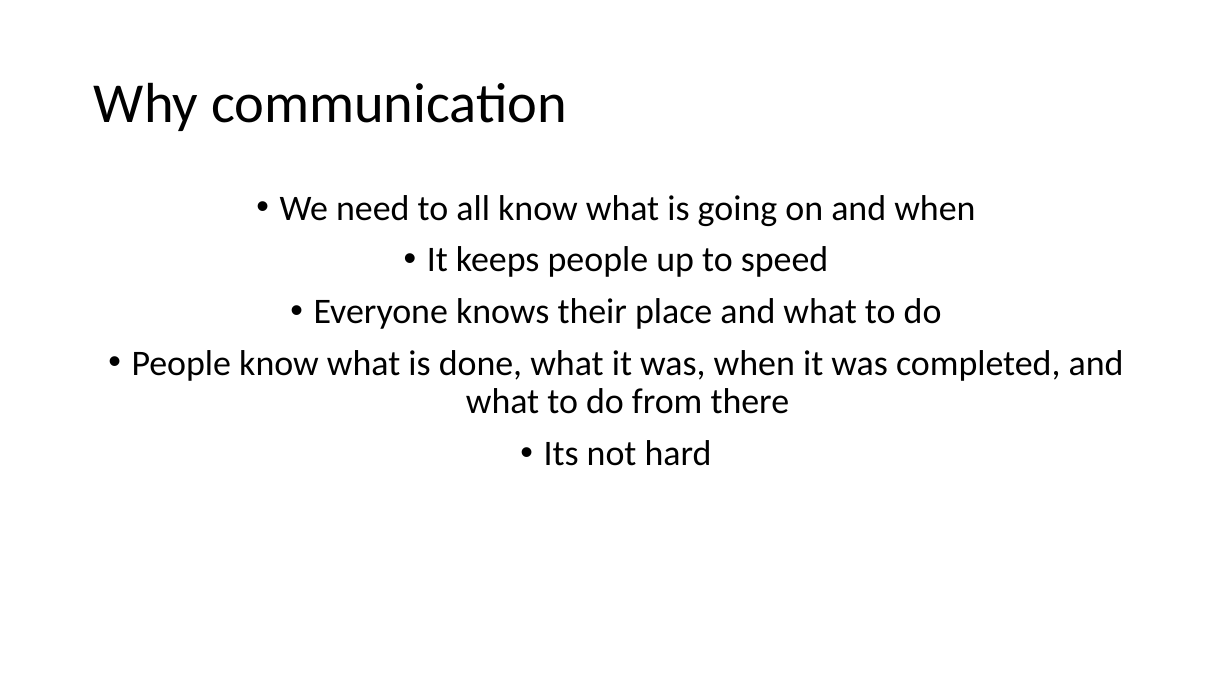
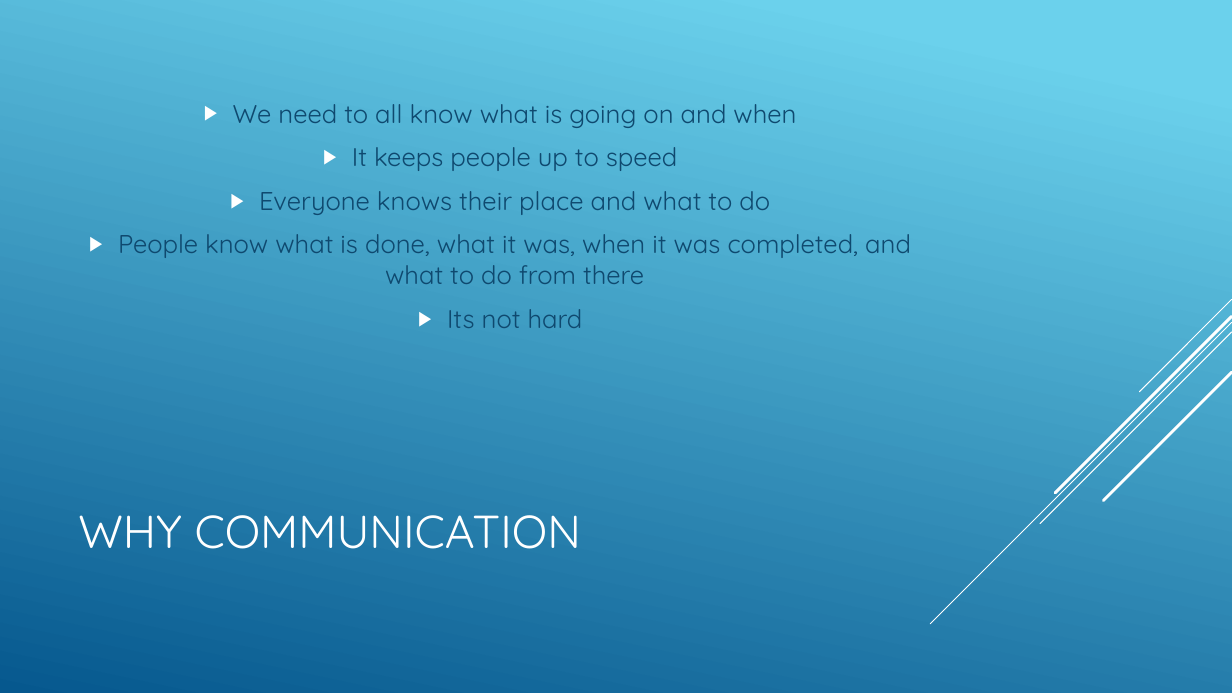
Before and after one commit to csmith1188/docpacs2122, a slide deck: slide 3 of docpac_mar18/Presentation.pptx. Drawn at 1232x693 pixels with LibreOffice and Linux fonts; fonts in the diff are those of the drawing. Boxes give left, top, right and bottom in pixels: in the first picture for what was removed or moved away, otherwise in the second. Text is boxed around its words. In the diff, an @@ line names an element or a change of style, - is before the commit and + after.

```diff
--- a/docpac_mar18/Presentation.pptx
+++ b/docpac_mar18/Presentation.pptx
@@ background #FFFFFF to gradient #6ED2EB to #06588E @@
@@ text "We need to all know ...": place and size @@
-text "We need to all know ..." at bbox=[132, 195, 1124, 466]
+text "We need to all know ..." at bbox=[118, 104, 911, 328]
@@ text "We need to all know ..." at bbox=[118, 104, 911, 328]: size 28 to 20 pt, font Calibri to Quicksand, text colour #000000 to #0F496F; bullet • to ▶; line spacing 0.9 to 1; vertical alignment top to middle @@
@@ group added at bbox=[931, 299, 1232, 624]: 5 lines @@
@@ title at bbox=[78, 515, 581, 549]: text changed; size 44 to 36 pt; font Calibri to Quicksand; text colour #000000 to #FFFFFF @@
-Why communication
+WHY COMMUNICATION
```
Also in this commit, not shown: 11 other slides changed, 1 slide added, 1 slide removed.
